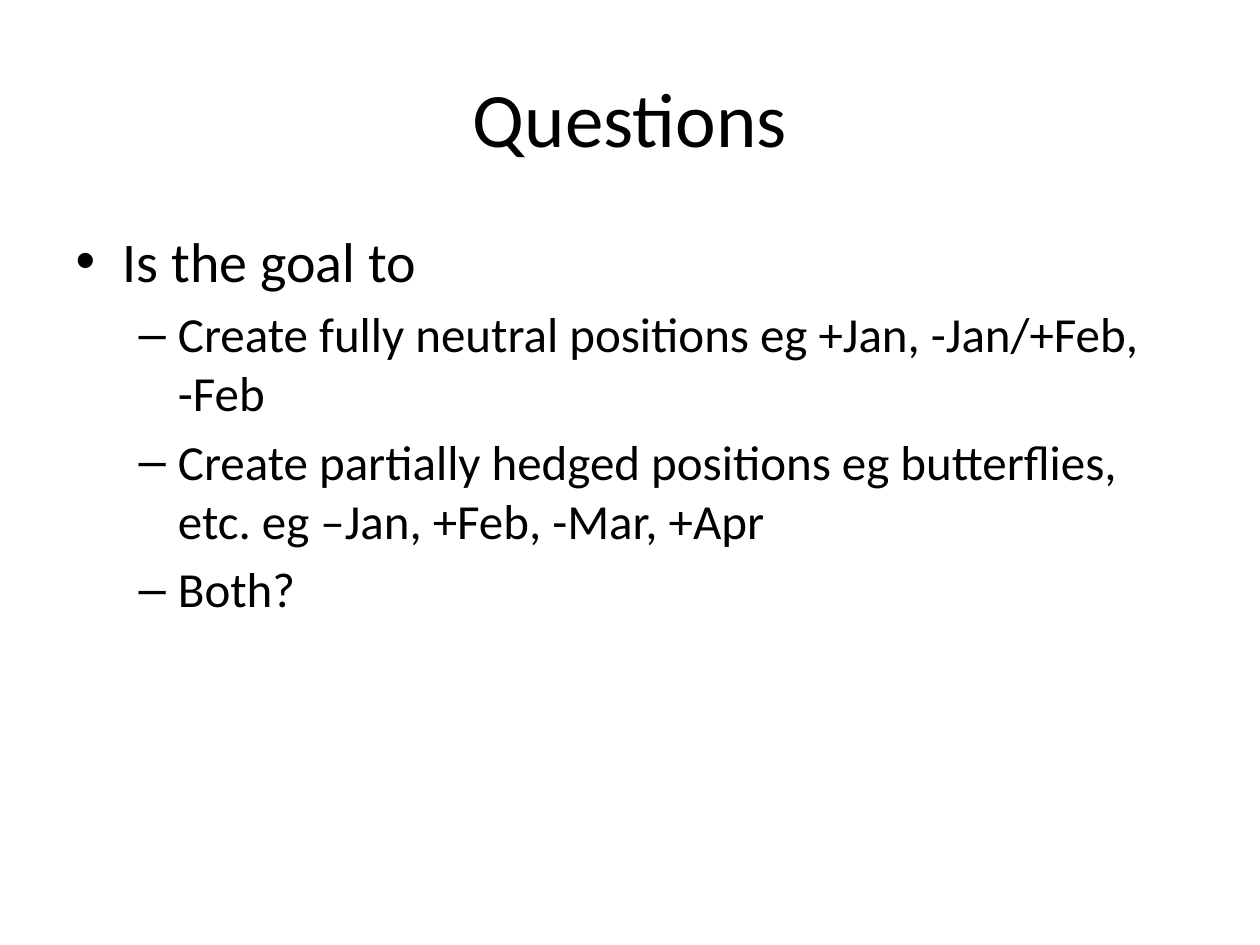
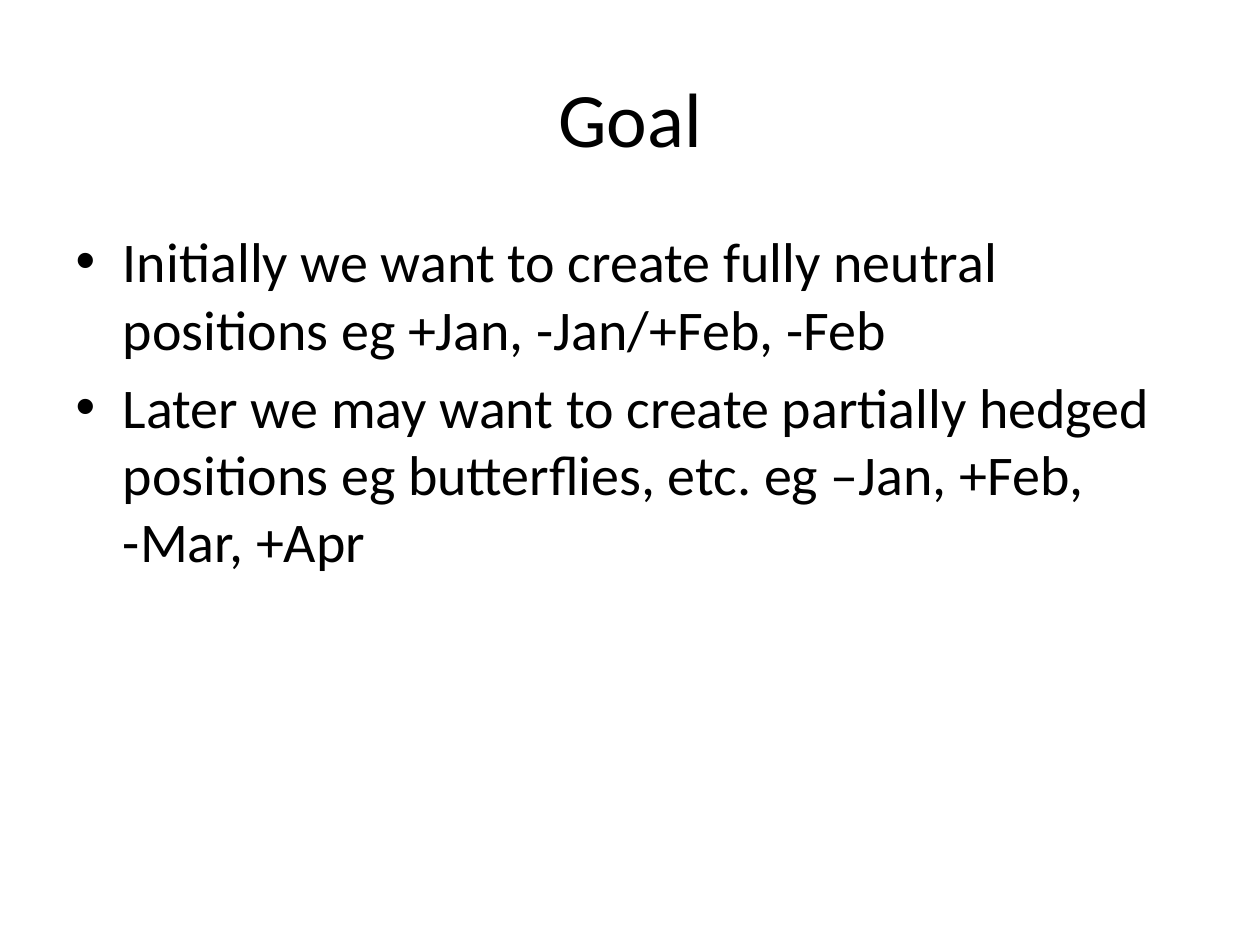
Before and after one commit to benofben/implier, a slide deck: slide 4 of doc/Implier - Arbitrage Examples.pptx. Drawn at 1260x945 pixels with LibreOffice and Linux fonts; fonts in the diff are those of the drawing. Boxes give left, top, right and bottom in pixels: in the first picture for what was removed or moved away, otherwise in the second. Text is boxed around its words. In the diff, an @@ line names an element or a change of style, - is before the commit and + after.

```diff
--- a/doc/Implier - Arbitrage Examples.pptx
+++ b/doc/Implier - Arbitrage Examples.pptx
@@ title at [558, 93, 702, 148]: text changed @@
-Questions
+Goal
@@ text at [123, 243, 1149, 571]: text changed; size 28 to 32 pt @@
-• Is the goal to
-  – Create fully neutral positions eg +Jan, -Jan/+Feb, -Feb
-  – Create partially hedged positions eg butterflies, etc. eg –Jan, +Feb, -Mar, +Apr
-  – Both?
+• Initially we want to create fully neutral positions eg +Jan, -Jan/+Feb, -Feb
+• Later we may want to create partially hedged positions eg butterflies, etc. eg –Jan, +Feb, -Mar, +Apr
```
Also in this commit, not shown: 3 other slides changed.
